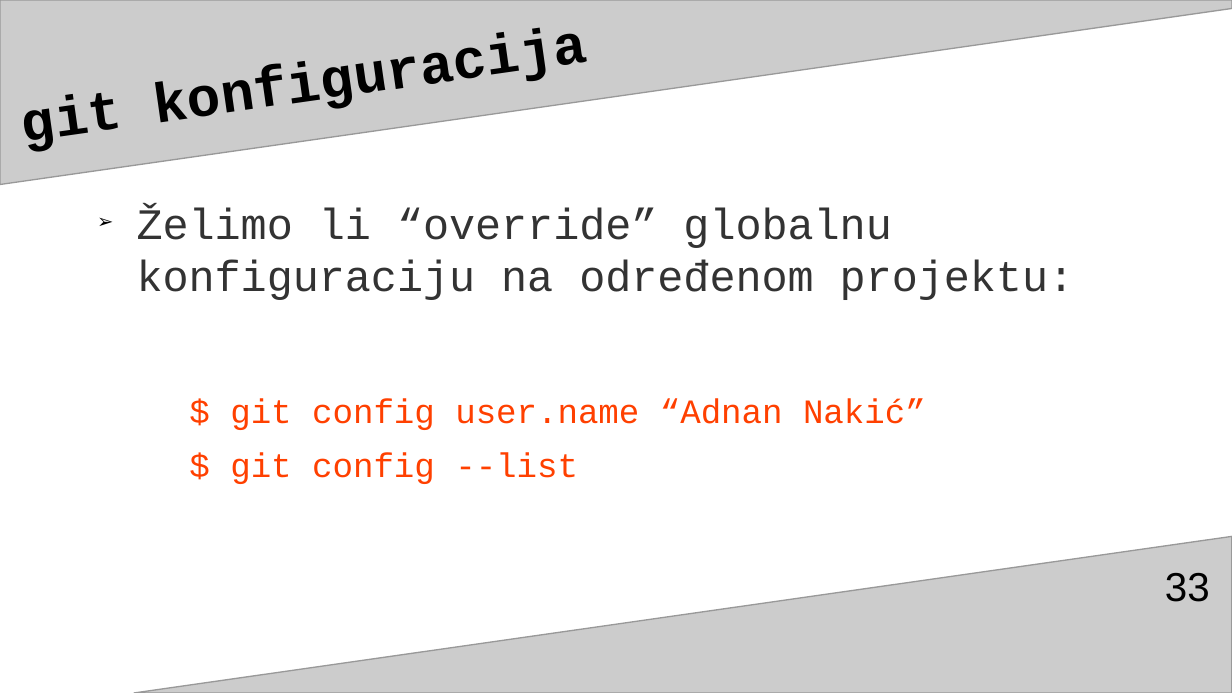
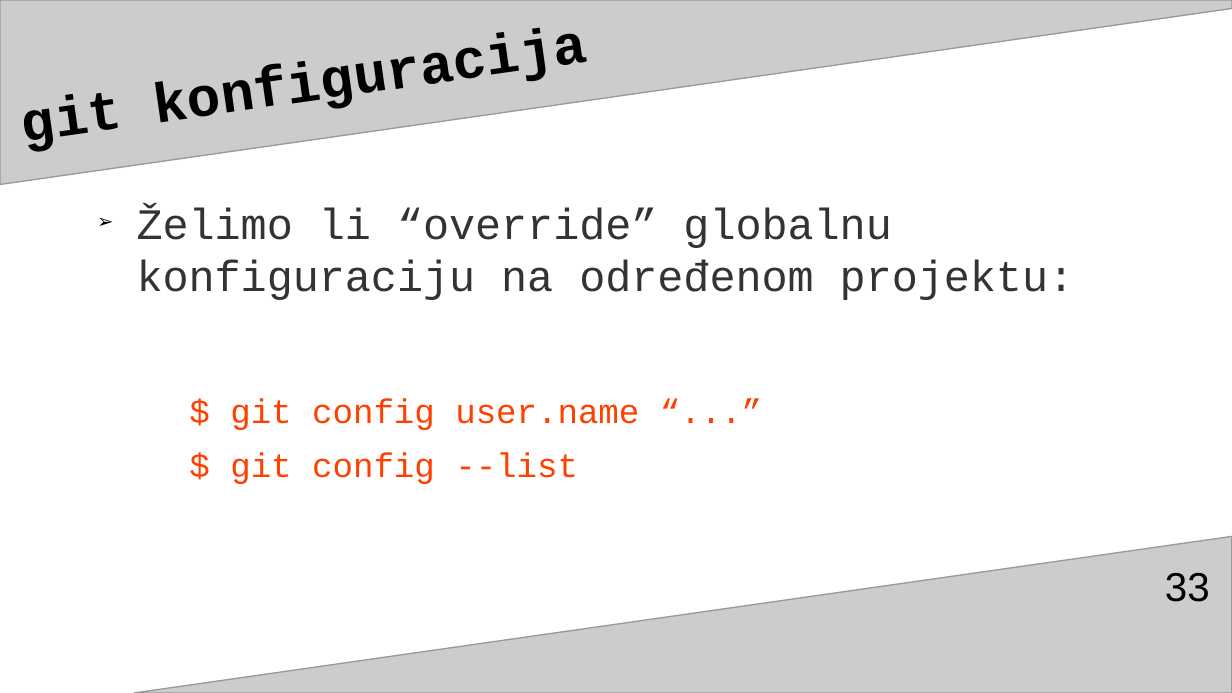
Before and after one commit to adnannukic/prezentacija-za-TSI, a slide deck: slide 33 of gitGitHubAdnanNukićPrez3.odp. Drawn at 1232x693 pixels with LibreOffice and Linux fonts; fonts in the diff are those of the drawing. Boxes give left, top, right and bottom in pixels: in the first picture for what was removed or moved away, otherwise in the second. Text is boxed around its words. In the diff, an @@ line names an element or a change of style, - is before the commit and + after.

```diff
--- a/gitGitHubAdnanNukićPrez3.odp
+++ b/gitGitHubAdnanNukićPrez3.odp
@@ text at <box>230,398,639,430</box>: text changed @@
-  $ git config user.name “Adnan Nakić”
+  $ git config user.name “...”
```
Also in this commit, not shown: 11 other slides changed, 4 slides added, 3 slides removed.
